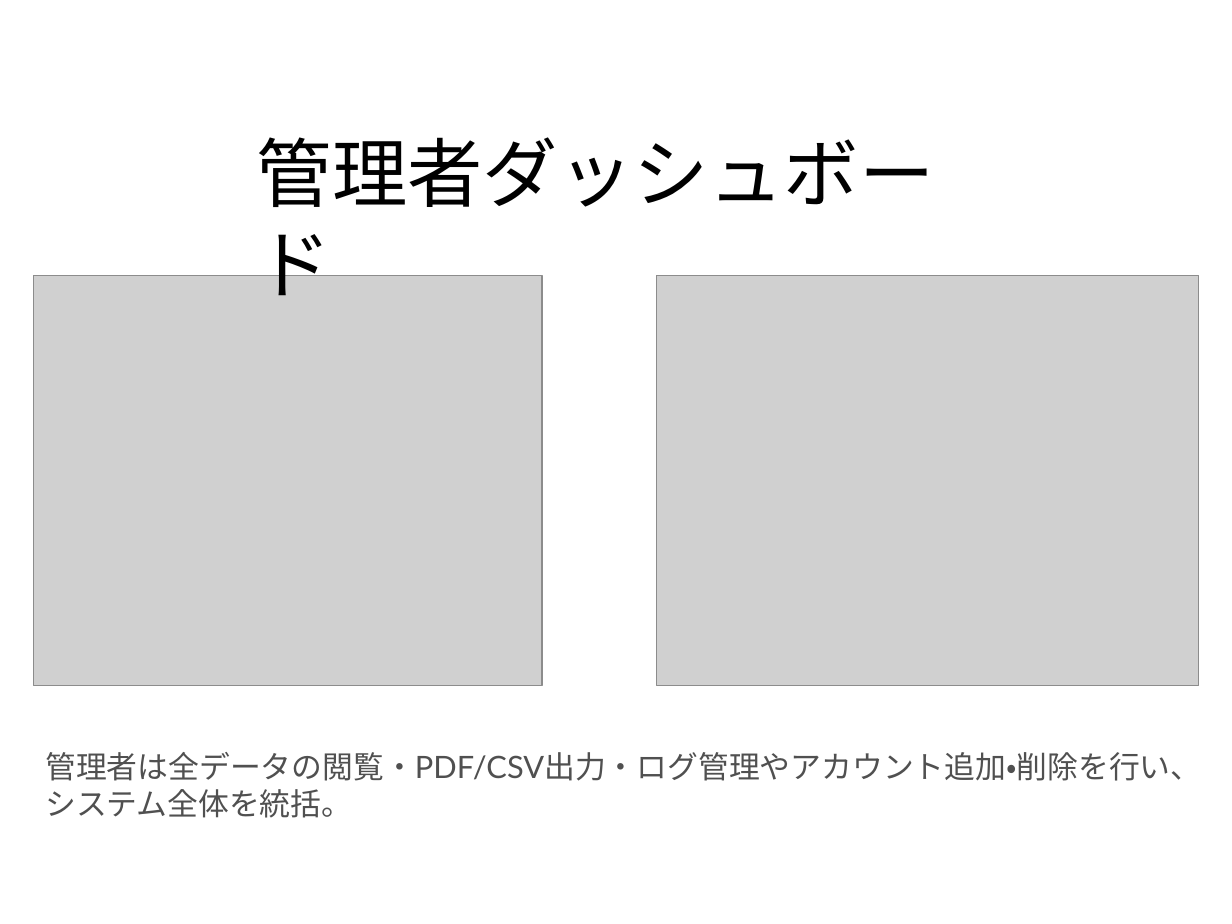
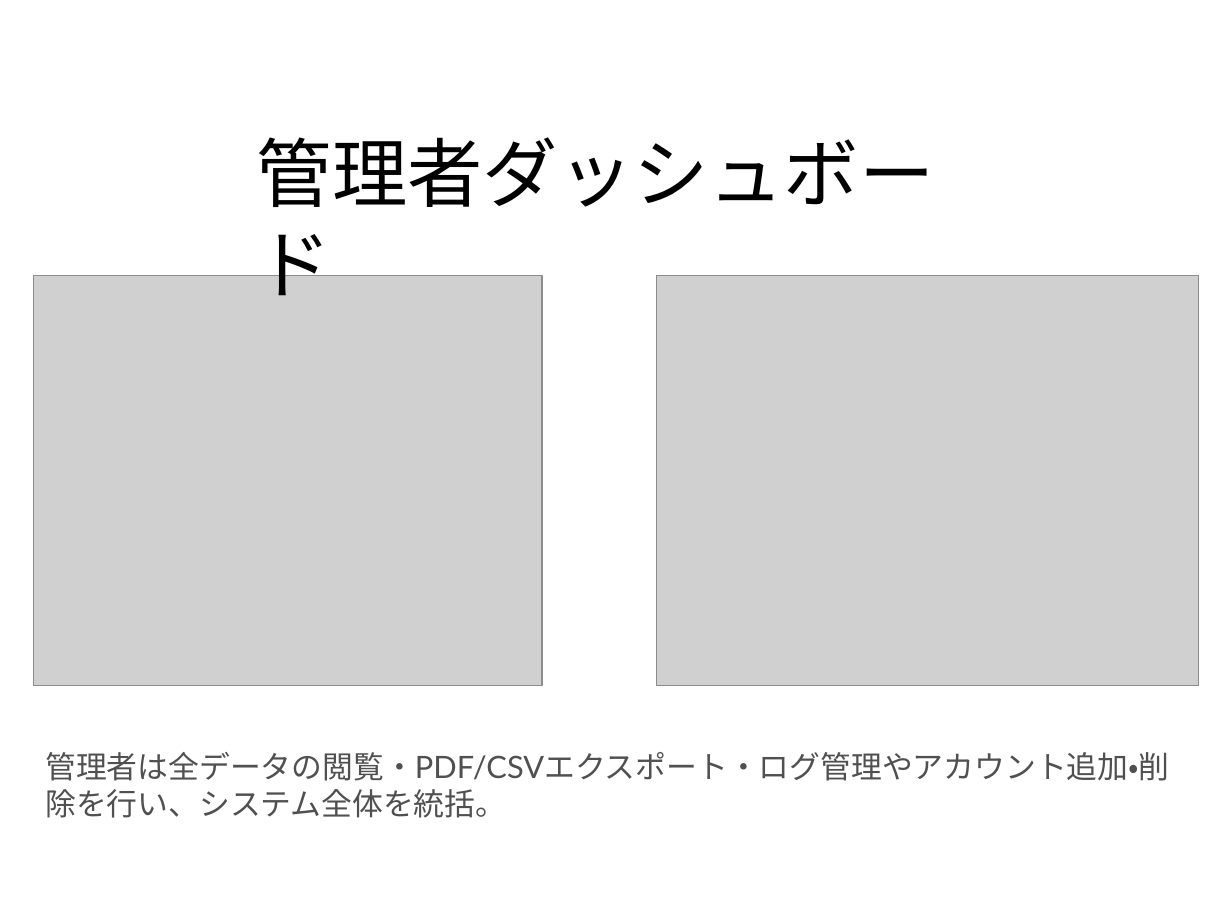
Before and after one commit to tabo0972818/school-journal, a slide deck: slide 10 of doc/SchoolJournal_Presentation_Template_v3.pptx. Drawn at 1232x924 pixels with LibreOffice and Linux fonts; fonts in the diff are those of the drawing; grey boxes stand for pictures. Boxes give left, top, right and bottom in pixels: in the first picture for what was removed or moved away, otherwise in the second. Text is boxed around its words. In the diff, an @@ line names an element or a change of style, - is before the commit and + after.

```diff
--- a/doc/SchoolJournal_Presentation_Template_v3.pptx
+++ b/doc/SchoolJournal_Presentation_Template_v3.pptx
@@ text at (45, 752, 1169, 818): text changed @@
-管理者は全データの閲覧・PDF/CSV出力・ログ管理やアカウント追加・削除を行い、システム全体を統括。
+管理者は全データの閲覧・PDF/CSVエクスポート・ログ管理やアカウント追加・削除を行い、システム全体を統括。
```
Also in this commit, not shown: 8 other slides changed, 7 other files.
